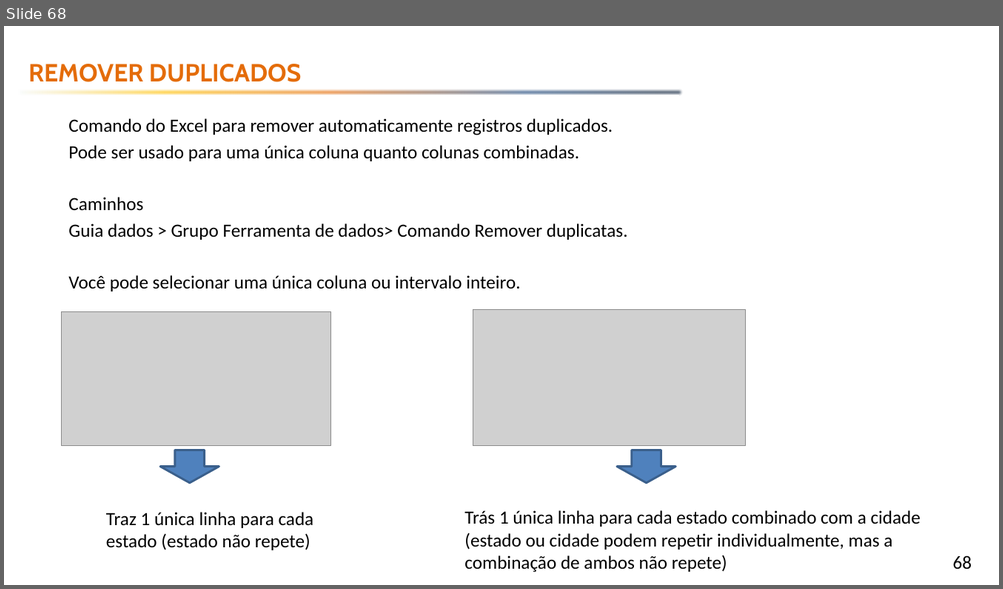
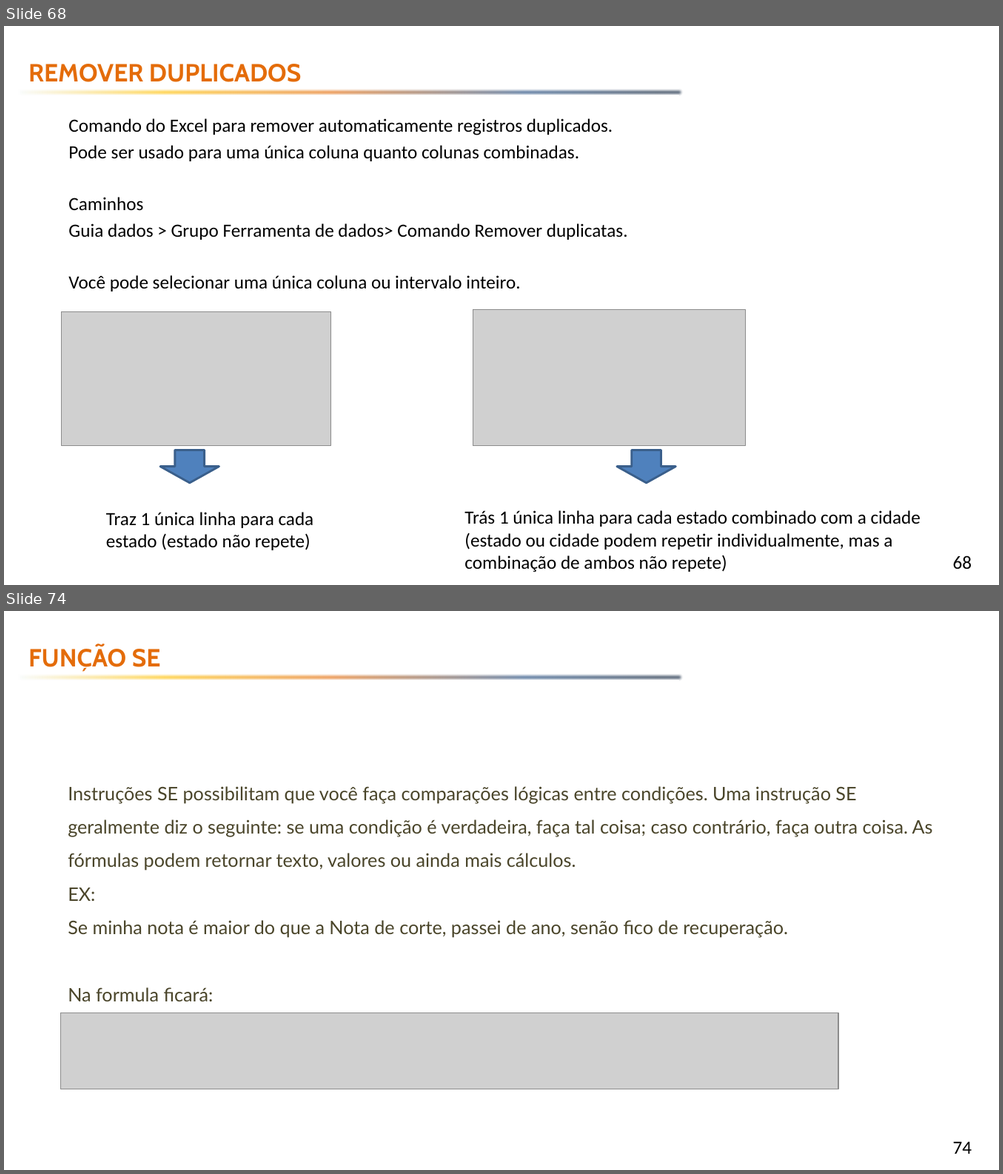
Before and after one commit to emerson-fenrir/Excel_Basico, a slide deck: Professor/Aula3.pptx. Shown one above the other, each under a label of ours: slide 68 before the commit, slides 68 and 74 after it; the slides between them are not shown. The pictures are 1003x589 and 1003x1174 pixels, drawn with LibreOffice and Linux fonts; fonts in the diff are those of the drawing; grey boxes stand for pictures; background and template pictures are left out. Boxes give left, top, right and bottom in pixels: in the first picture for what was removed or moved away, otherwise in the second. Text is boxed around its words. In the diff, an @@ line names an element or a change of style, - is before the commit and + after.

```diff
--- a/Professor/Aula3.pptx
+++ b/Professor/Aula3.pptx
@@ slide 74 added at [4,611,999,1170], background picture (left out); not listed: 2 template elements that a slide beside it also shows @@
@@ text added at [28,646,161,672], 24 pt, text #E46C0A, bold @@
+FUNÇÃO SE
@@ text added at [68,786,933,1002], 18 pt, text #4A452A @@
+Instruções SE possibilitam que você faça comparações lógicas entre condições. Uma instrução SE geralmente diz o seguinte: se uma condição é verdadeira, faça tal coisa; caso contrário, faça outra coisa. As fórmulas podem retornar texto, valores ou ainda mais cálculos.
+EX:
+Se minha nota é maior do que a Nota de corte, passei de ano, senão fico de recuperação.
+Na formula ficará:
@@ picture added at [61,1013,838,1089] @@
```
Also in this commit, not shown: 7 slides changed, 4 other slides added, 8 other files.
